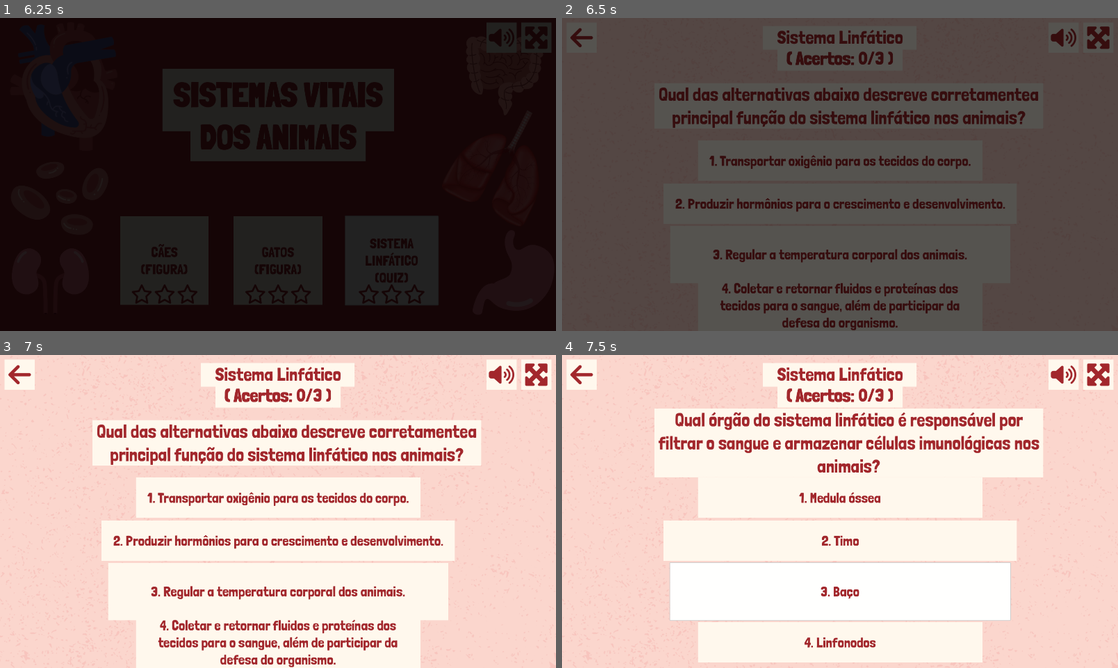
Above: before the commit, frames 1-4 (two rows, left to right).
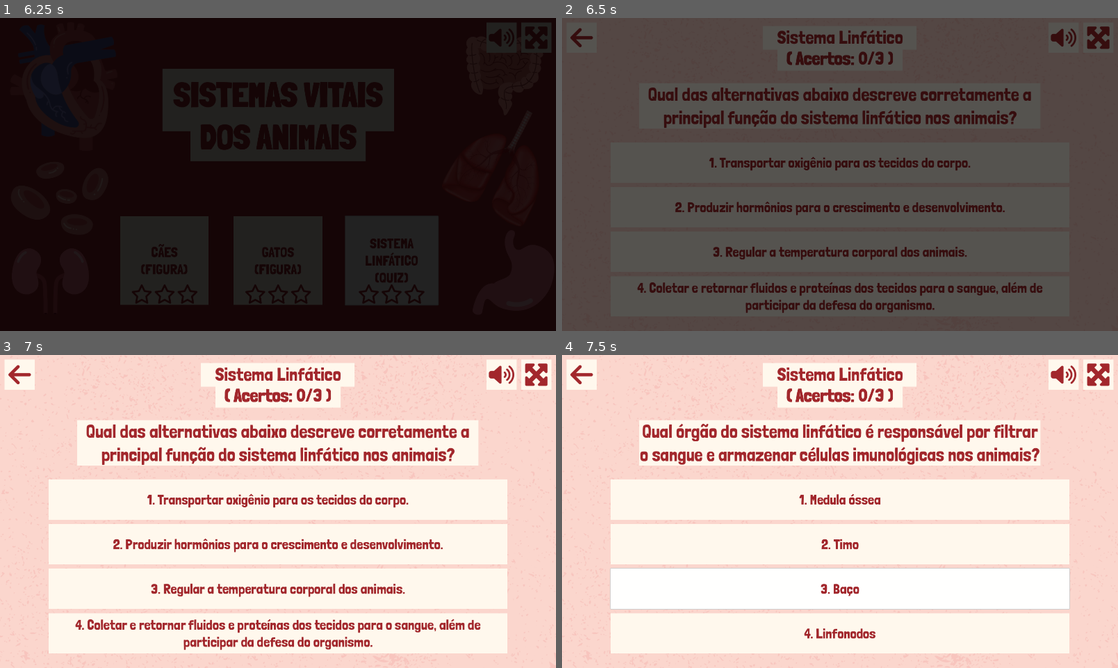
Above: after the commit, the same moments.

Repository: telmotrooper/vet-game
Game: Godot game, scene res://main.tscn
Two runs of this game, one before a commit and one after it. Both use one fixed random seed, a clock stepped at 60 frames per second and the inputs below.
Inputs (mouse positions are in pixels of both pictures, inside the frame that each line leads up to):
- Up to frame 1 (6.25 s): tap Enter at 0.5 s; click (533, 36) at 1.25 s; click "CÃES (FIGURA)" at 2 s; click (533, 36) at 2.75 s; click (533, 36) at 3.5 s; click (22, 36) at 4.25 s; click "GATOS (FIGURA)" at 5 s; click "SISTEMA LINFÁTICO (QUIZ)" at 5.75 s
- Up to frame 2 (6.5 s): no input
- Up to frame 3 (7 s): click "1. Transportar oxigênio para …" at 6.5 s
- Up to frame 4 (7.5 s): click "3. Regular a temperatura corp…" at 7.25 s

Frame 1 is identical in both runs. In frame 2, 7.0% of the frame differs, in the area x 13-87%, y 22-100%; in frame 3, 27%; in frame 4, 31%, in the area x 8-92%, y 17-99%.

Commit message:
spacing answers (#36)
* fixed typo

* using generic 'Resource' type to prevent runtime errors

* spacing answers

Diff:
--- a/levels/lymphatic_system_level/lymphatic_system_level.tscn
+++ b/levels/lymphatic_system_level/lymphatic_system_level.tscn
@@ -97,9 +97,9 @@
 anchor_top = 0.5
 anchor_right = 0.5
 anchor_bottom = 0.5
-offset_left = -641.0
+offset_left = -693.0
 offset_top = -315.0
-offset_right = 702.0
+offset_right = 693.0
 offset_bottom = -158.0
 grow_horizontal = 2
 grow_vertical = 2
@@ -125,75 +125,47 @@
 color = Color(1, 0.972549, 0.929412, 1)
 metadata/_edit_lock_ = true
 
-[node name="Answer1" type="Button" parent="." groups=["answers"]]
+[node name="VBoxContainer" type="VBoxContainer" parent="."]
 layout_mode = 1
-anchors_preset = 8
+anchors_preset = 7
 anchor_left = 0.5
-anchor_top = 0.5
+anchor_top = 1.0
 anchor_right = 0.5
-anchor_bottom = 0.5
-offset_left = -491.5
-offset_top = -117.5
-offset_right = 491.5
-offset_bottom = 21.5
+anchor_bottom = 1.0
+offset_left = -792.0
+offset_top = -680.0
+offset_right = 792.0
+offset_bottom = -20.0
 grow_horizontal = 2
-grow_vertical = 2
+grow_vertical = 0
+mouse_filter = 2
+alignment = 1
+
+[node name="Answer1" type="Button" parent="VBoxContainer" groups=["answers"]]
+layout_mode = 2
 text = "1. Transportar oxigênio para os tecidos do corpo."
 autowrap_mode = 2
 script = ExtResource("9_ywt1q")
 
-[node name="Answer2" type="Button" parent="." groups=["answers"]]
-layout_mode = 1
-anchors_preset = 8
-anchor_left = 0.5
-anchor_top = 0.5
-anchor_right = 0.5
-anchor_bottom = 0.5
-offset_left = -609.5
-offset_top = 31.0
-offset_right = 610.5
-offset_bottom = 170.0
-grow_horizontal = 2
-grow_vertical = 2
+[node name="Answer2" type="Button" parent="VBoxContainer" groups=["answers"]]
+layout_mode = 2
 text = "2. Produzir hormônios para o crescimento e desenvolvimento."
 autowrap_mode = 2
 script = ExtResource("9_ywt1q")
 
-[node name="Answer3" type="Button" parent="." groups=["answers"]]
-layout_mode = 1
-anchors_preset = 8
-anchor_left = 0.5
-anchor_top = 0.5
-anchor_right = 0.5
-anchor_bottom = 0.5
-offset_left = -587.0
-offset_top = 176.5
-offset_right = 588.0
-offset_bottom = 374.5
-grow_horizontal = 2
-grow_vertical = 2
+[node name="Answer3" type="Button" parent="VBoxContainer" groups=["answers"]]
+layout_mode = 2
 text = "3. Coletar e retornar fluidos e proteínas dos tecidos para o sangue, além de participar da defesa do organismo."
 autowrap_mode = 2
 script = ExtResource("9_ywt1q")
 
-[node name="Answer4" type="Button" parent="." groups=["answers"]]
-layout_mode = 1
-anchors_preset = 8
-anchor_left = 0.5
-anchor_top = 0.5
-anchor_right = 0.5
-anchor_bottom = 0.5
-offset_left = -491.0
-offset_top = 382.0
-offset_right = 492.0
-offset_bottom = 521.0
-grow_horizontal = 2
-grow_vertical = 2
+[node name="Answer4" type="Button" parent="VBoxContainer" groups=["answers"]]
+layout_mode = 2
 text = "4. Regular a temperatura corporal dos animais."
 autowrap_mode = 2
 script = ExtResource("9_ywt1q")
 
-[connection signal="question_answered" from="Answer1" to="." method="_on_question_answered"]
-[connection signal="question_answered" from="Answer2" to="." method="_on_question_answered"]
-[connection signal="question_answered" from="Answer3" to="." method="_on_question_answered"]
-[connection signal="question_answered" from="Answer4" to="." method="_on_question_answered"]
+[connection signal="question_answered" from="VBoxContainer/Answer1" to="." method="_on_question_answered"]
+[connection signal="question_answered" from="VBoxContainer/Answer2" to="." method="_on_question_answered"]
+[connection signal="question_answered" from="VBoxContainer/Answer3" to="." method="_on_question_answered"]
+[connection signal="question_answered" from="VBoxContainer/Answer4" to="." method="_on_question_answered"]
--- a/levels/lymphatic_system_level/questions/funcao_do_sistema_linfatico.tres
+++ b/levels/lymphatic_system_level/questions/funcao_do_sistema_linfatico.tres
@@ -4,6 +4,6 @@
 
 [resource]
 script = ExtResource("1_aex7q")
-text = "Qual das alternativas abaixo descreve corretamentea principal função do sistema linfático nos animais?"
+text = "Qual das alternativas abaixo descreve corretamente a principal função do sistema linfático nos animais?"
 correct_answer = "Coletar e retornar fluidos e proteínas dos tecidos para o sangue, além de participar da defesa do organismo."
 wrong_answers = Array[String](["Transportar oxigênio para os tecidos do corpo.", "Produzir hormônios para o crescimento e desenvolvimento.", "Regular a temperatura corporal dos animais."])
--- a/ui/theme.tres
+++ b/ui/theme.tres
@@ -46,3 +46,4 @@
 RichTextLabel/font_sizes/normal_font_size = 64
 RichTextLabel/fonts/bold_font = ExtResource("1_ajffp")
 RichTextLabel/fonts/normal_font = ExtResource("2_6oqn0")
+VBoxContainer/constants/separation = 15
